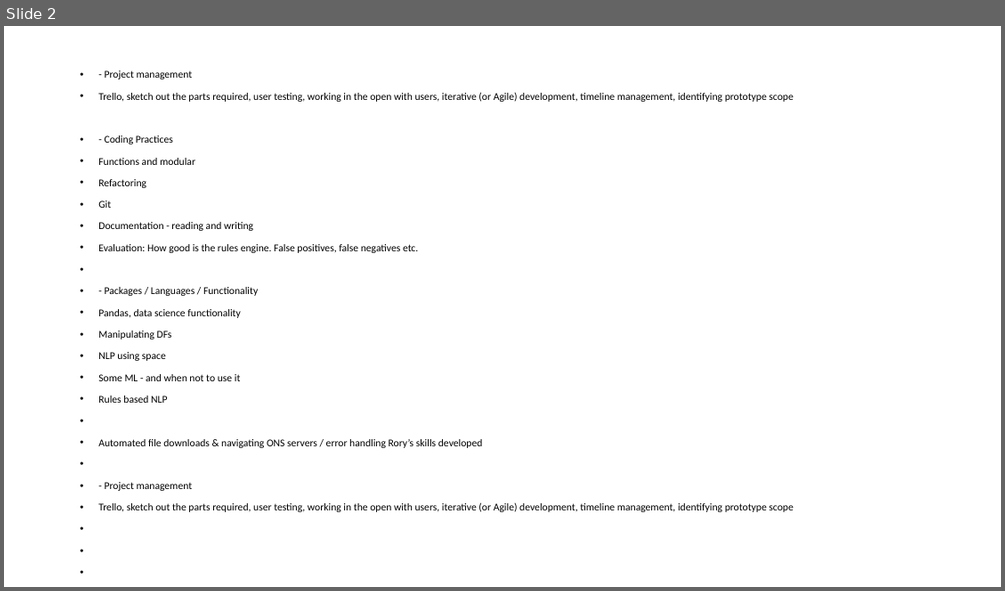
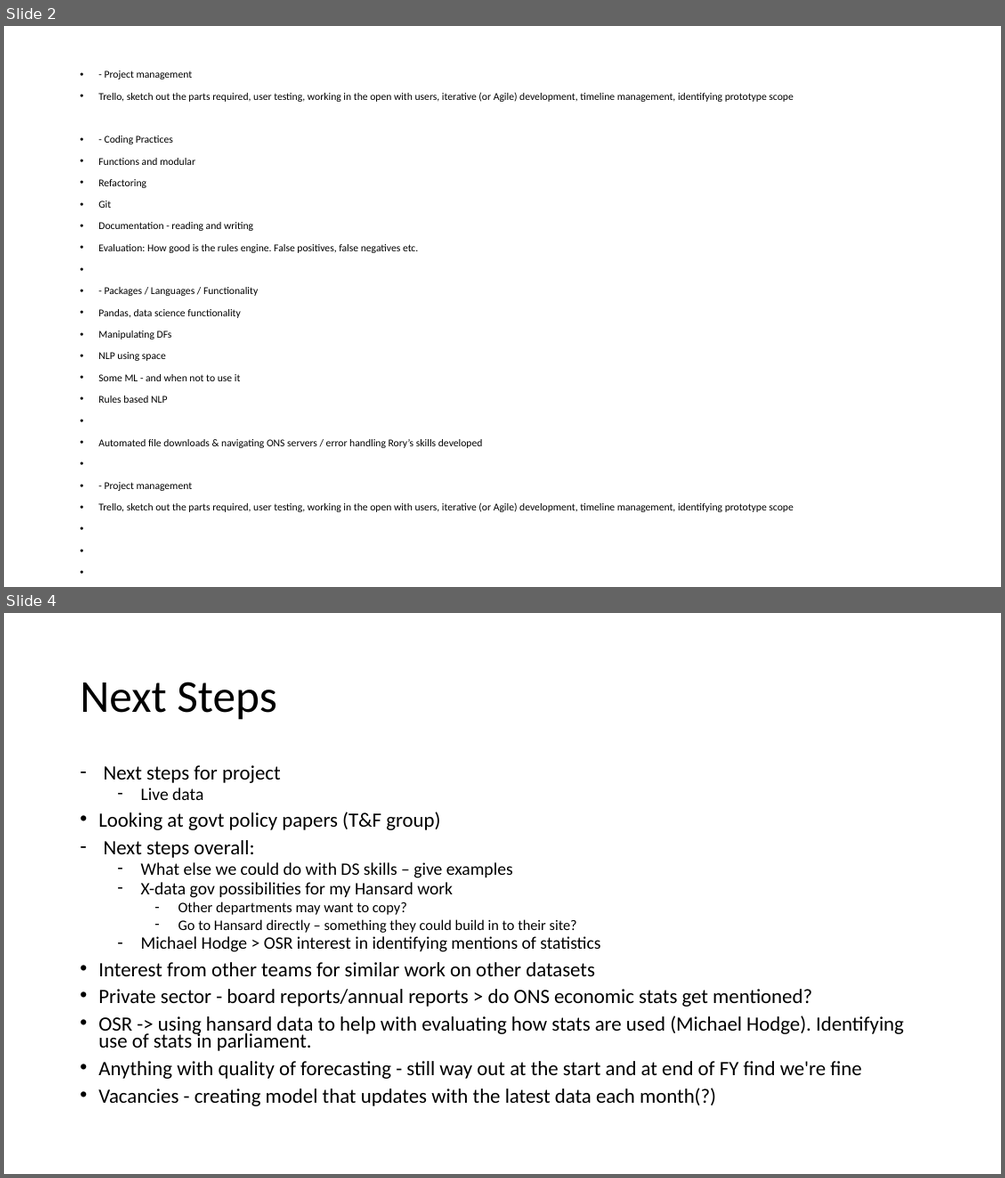
Before and after one commit to datasciencecampus/uk-parliament-stats, a slide deck: user-engagement/fpp-presentation.pptx. Shown one above the other, each under a label of ours: slide 2 before the commit, slides 2 and 4 after it; the slides between them are not shown. The pictures are 1005x591 and 1005x1178 pixels, drawn with LibreOffice and Linux fonts; fonts in the diff are those of the drawing. Boxes give left, top, right and bottom in pixels: in the first picture for what was removed or moved away, otherwise in the second. Text is boxed around its words. In the diff, an @@ line names an element or a change of style, - is before the commit and + after.

```diff
--- a/user-engagement/fpp-presentation.pptx
+++ b/user-engagement/fpp-presentation.pptx
@@ slide 4 added at (4, 613, 1001, 1174), background #FFFFFF @@
@@ title added at (80, 682, 277, 720), 44 pt, text #000000 @@
+Next Steps
@@ text added at (98, 765, 904, 1106), 19.6 pt, text #000000 @@
+– Next steps for project
+  – Live data
+• Looking at govt policy papers (T&F group)
+– Next steps overall:
+  – What else we could do with DS skills – give examples
+  – X-data gov possibilities for my Hansard work
+    – Other departments may want to copy?
+    – Go to Hansard directly – something they could build in to their site?
+  – Michael Hodge > OSR interest in identifying mentions of statistics
+• Interest from other teams for similar work on other datasets
+• Private sector - board reports/annual reports > do ONS economic stats get mentioned?
+• OSR -> using hansard data to help with evaluating how stats are used (Michael Hodge). Identifying use of stats in parliament.
+• Anything with quality of forecasting - still way out at the start and at end of FY find we're fine
+• Vacancies - creating model that updates with the latest data each month(?)
```
Also in this commit, not shown: 1 slide changed, 1 other slide added, 1 other file.
